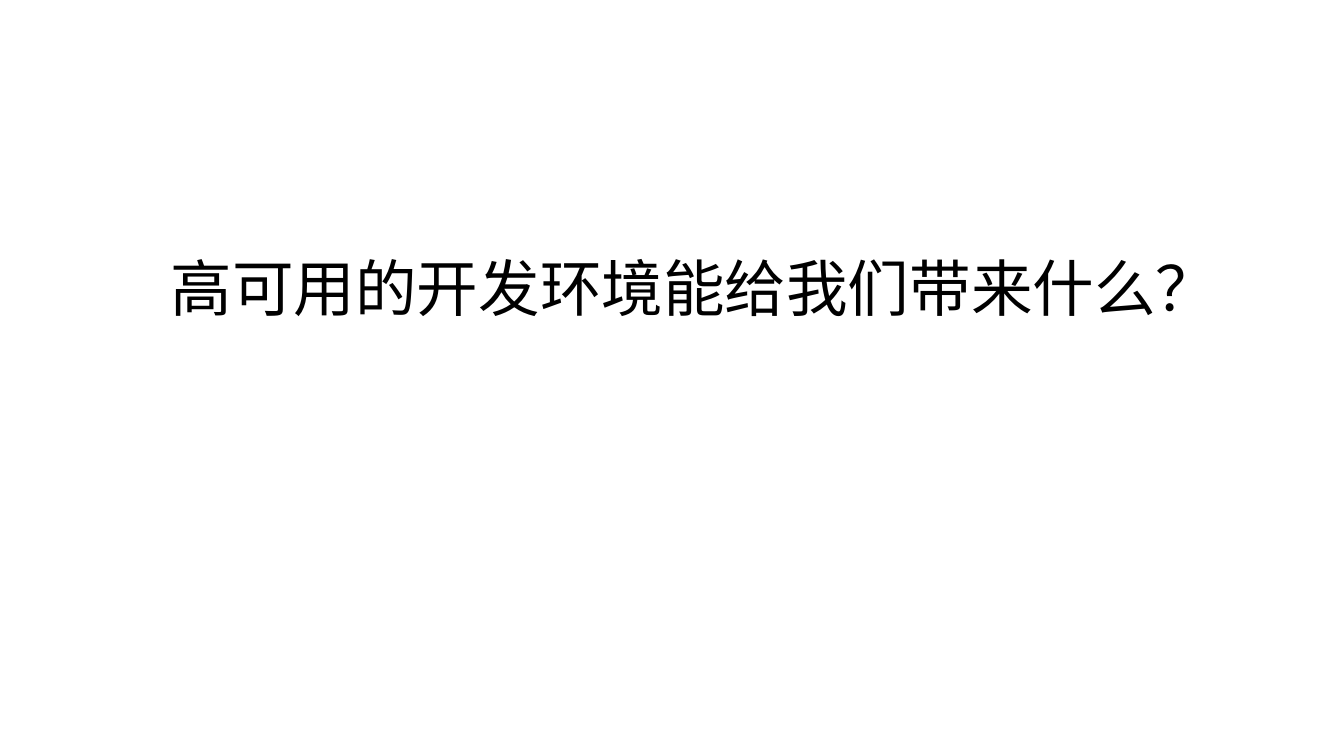
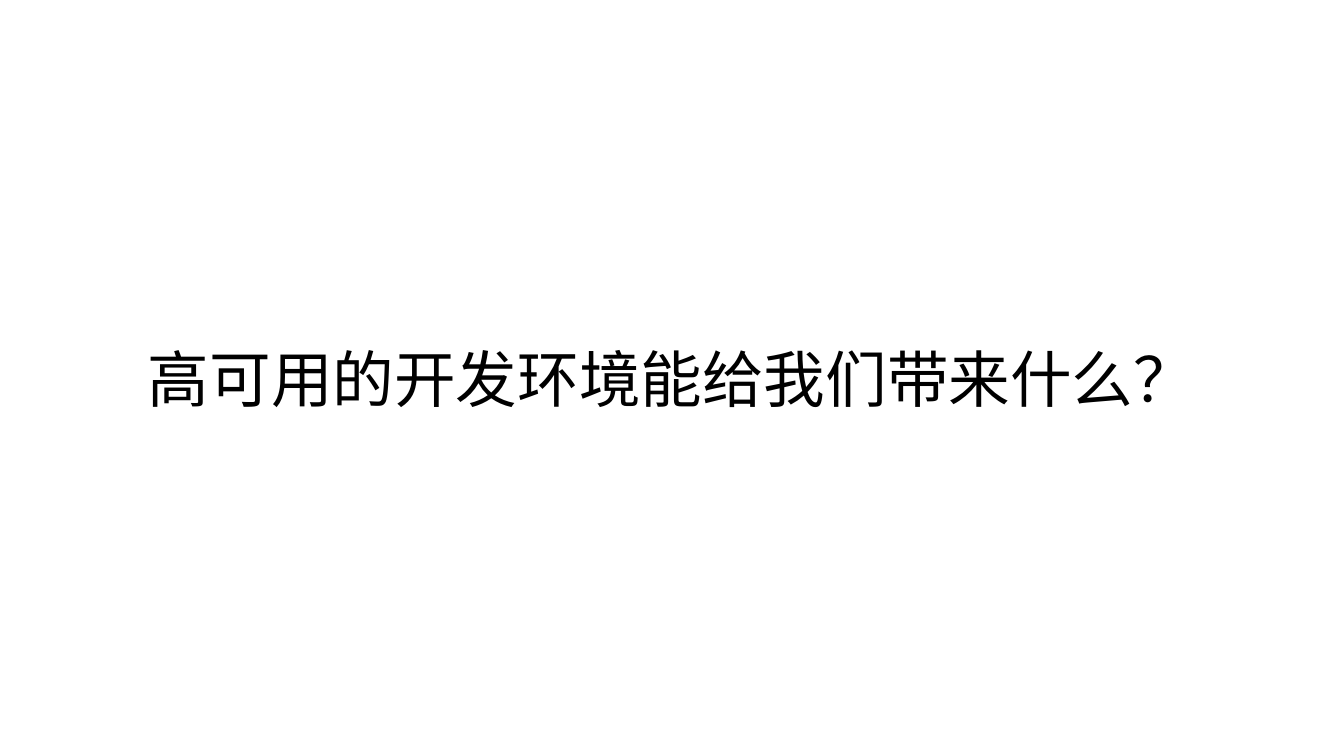
Before and after one commit to gtsigner/docker-samples, a slide deck: slide 5 of 1.Docker高可用的开发环境-preview.pptx. Drawn at 1344x756 pixels with LibreOffice and Linux fonts; fonts in the diff are those of the drawing. Boxes give left, top, right and bottom in pixels: in the first picture for what was removed or moved away, otherwise in the second. Text is boxed around its words. In the diff, an @@ line names an element or a change of style, - is before the commit and + after.

```diff
--- a/1.Docker高可用的开发环境-preview.pptx
+++ b/1.Docker高可用的开发环境-preview.pptx
@@ text "高可用的开发环境能给我们带来什么？": place and size @@
-text "高可用的开发环境能给我们带来什么？" at box(170, 259, 1217, 316)
+text "高可用的开发环境能给我们带来什么？" at box(148, 350, 1195, 407)
```
Also in this commit, not shown: 2 other slides changed, 2 other files.
